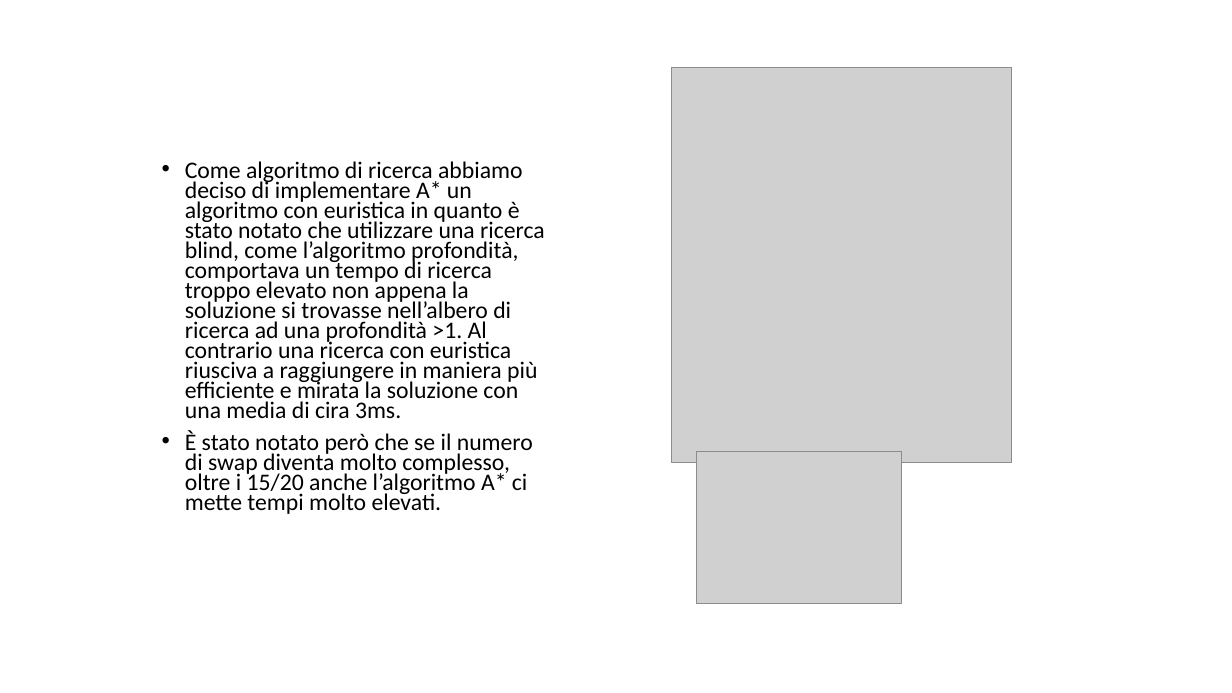
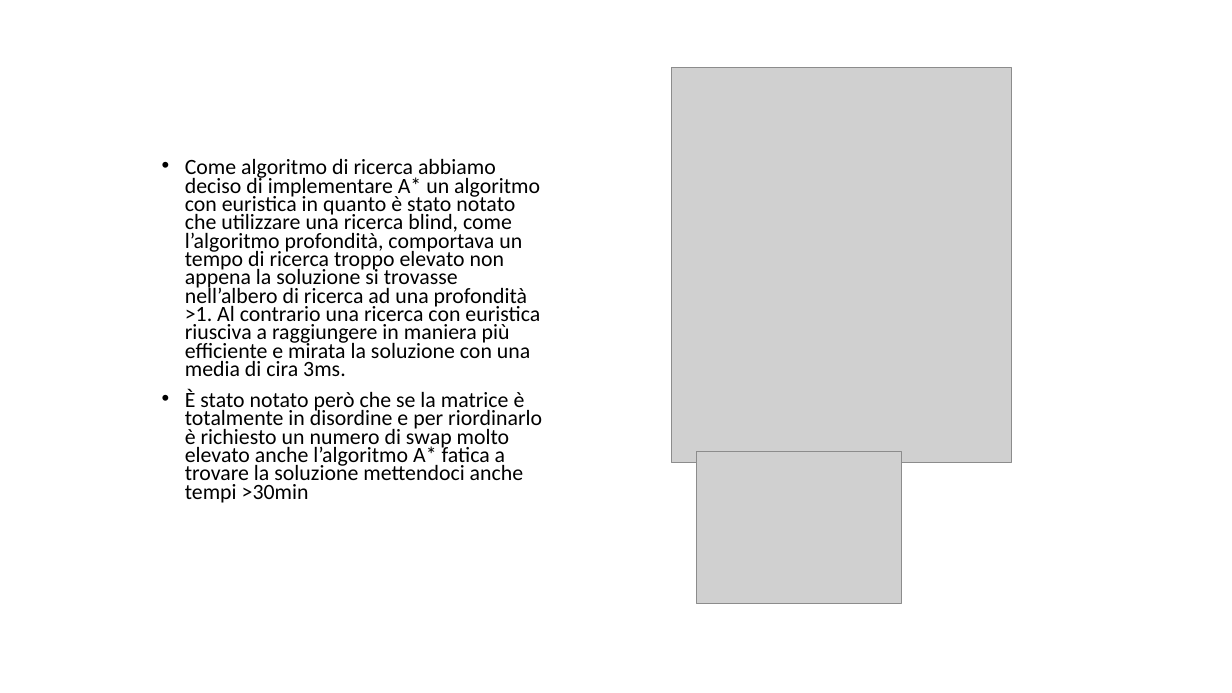
Before and after one commit to giargiapower/prolog-clingo-clips-soar, a slide deck: slide 7 of Presentazioni/Presentazione_Pozzato.pptx (slide 6 before the commit). Drawn at 1232x693 pixels with LibreOffice and Linux fonts; fonts in the diff are those of the drawing; grey boxes stand for pictures. Boxes give left, top, right and bottom in pixels: in the first picture for what was removed or moved away, otherwise in the second. Text is boxed around its words. In the diff, an @@ line names an element or a change of style, - is before the commit and + after.

```diff
--- a/Presentazioni/Presentazione_Pozzato.pptx
+++ b/Presentazioni/Presentazione_Pozzato.pptx
@@ text at (185, 159, 540, 376): size 18.5 to 17 pt in "Come algoritmo di ricerca abbiamo deciso di ..." @@
@@ text at (185, 389, 542, 503): text changed; size 18.5 to 17 pt @@
-• È stato notato però che se il numero di swap diventa molto complesso, oltre i 15/20 anche l’algoritmo A* ci mette tempi molto elevati.
+• È stato notato però che se la matrice è totalmente in disordine e per riordinarlo è richiesto un numero di swap molto elevato anche l’algoritmo A* fatica a trovare la soluzione mettendoci anche tempi >30min
```
Also in this commit, not shown: 1 other slide changed, 1 slide added.
